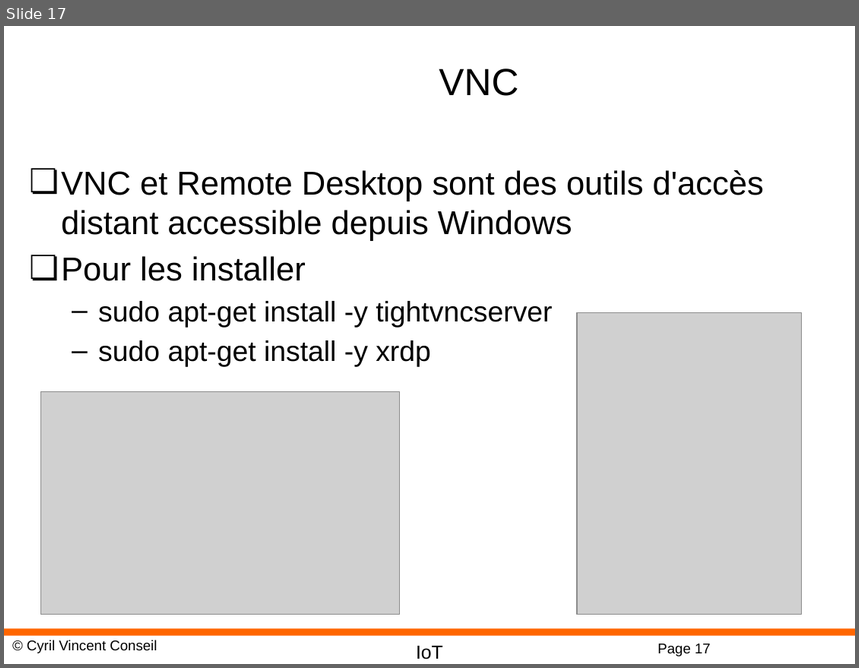
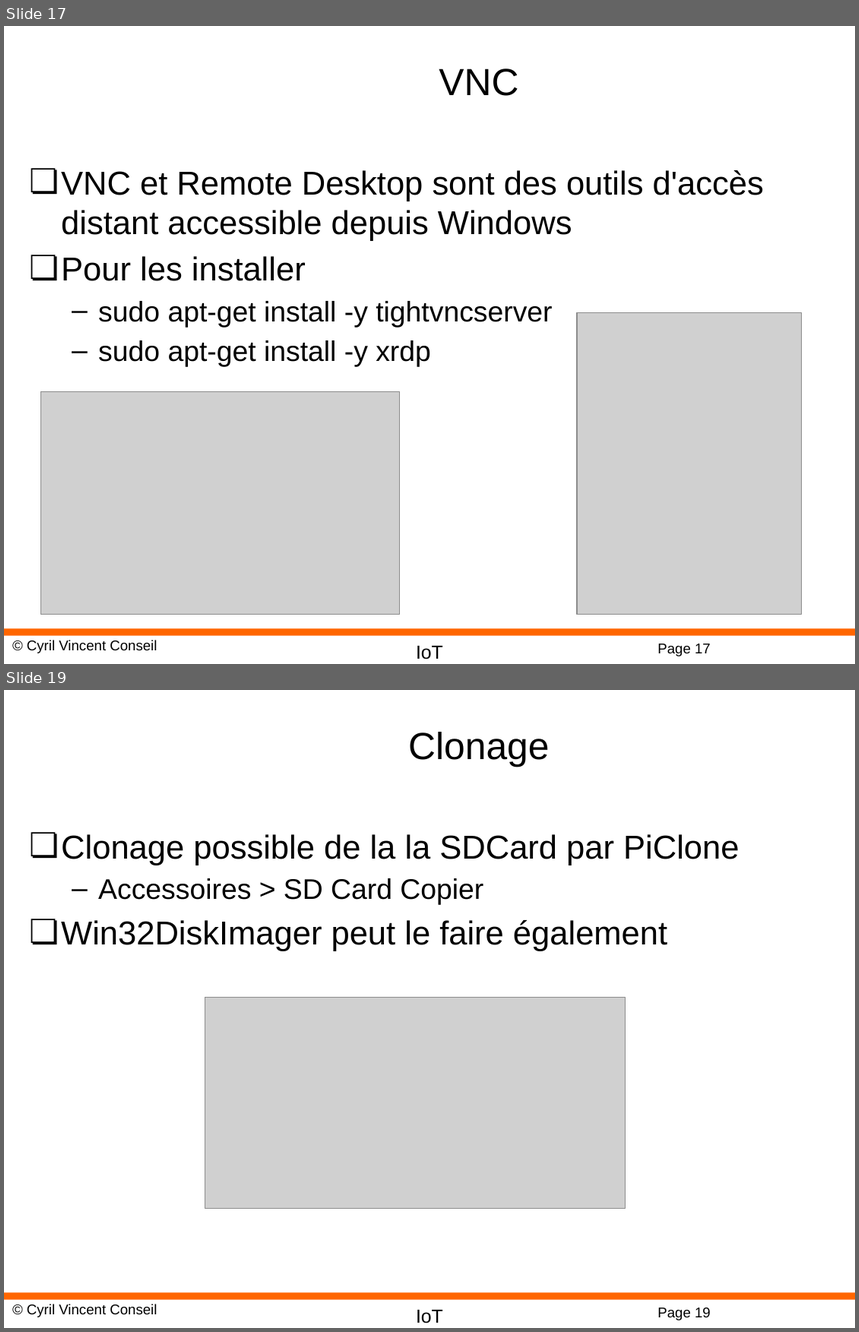
Before and after one commit to cyrilvincent/IoT, a slide deck: ppt/IoT06-Raspbian.pptx. Shown one above the other, each under a label of ours: slide 17 before the commit, slides 17 and 19 after it; the slides between them are not shown. The pictures are 859x668 and 859x1332 pixels, drawn with LibreOffice and Linux fonts; fonts in the diff are those of the drawing; grey boxes stand for pictures; background and template pictures are left out. Boxes give left, top, right and bottom in pixels: in the first picture for what was removed or moved away, otherwise in the second. Text is boxed around its words. In the diff, an @@ line names an element or a change of style, - is before the commit and + after.

```diff
--- a/ppt/IoT06-Raspbian.pptx
+++ b/ppt/IoT06-Raspbian.pptx
@@ slide 19 added at <box>4,690,855,1328</box>, background #FFFFFF; not listed: 4 template elements that a slide beside it also shows @@
@@ title added at <box>408,732,549,767</box>, 32 pt, text #000000 @@
+Clonage
@@ text added at <box>61,834,739,951</box>, 28 pt, text #000000 @@
+❏ Clonage possible de la la SDCard par PiClone
+  – Accessoires > SD Card Copier
+❏ Win32DiskImager peut le faire également
@@ picture added at <box>205,998,626,1209</box> @@
```
Also in this commit, not shown: 5 slides changed, 7 other files.
